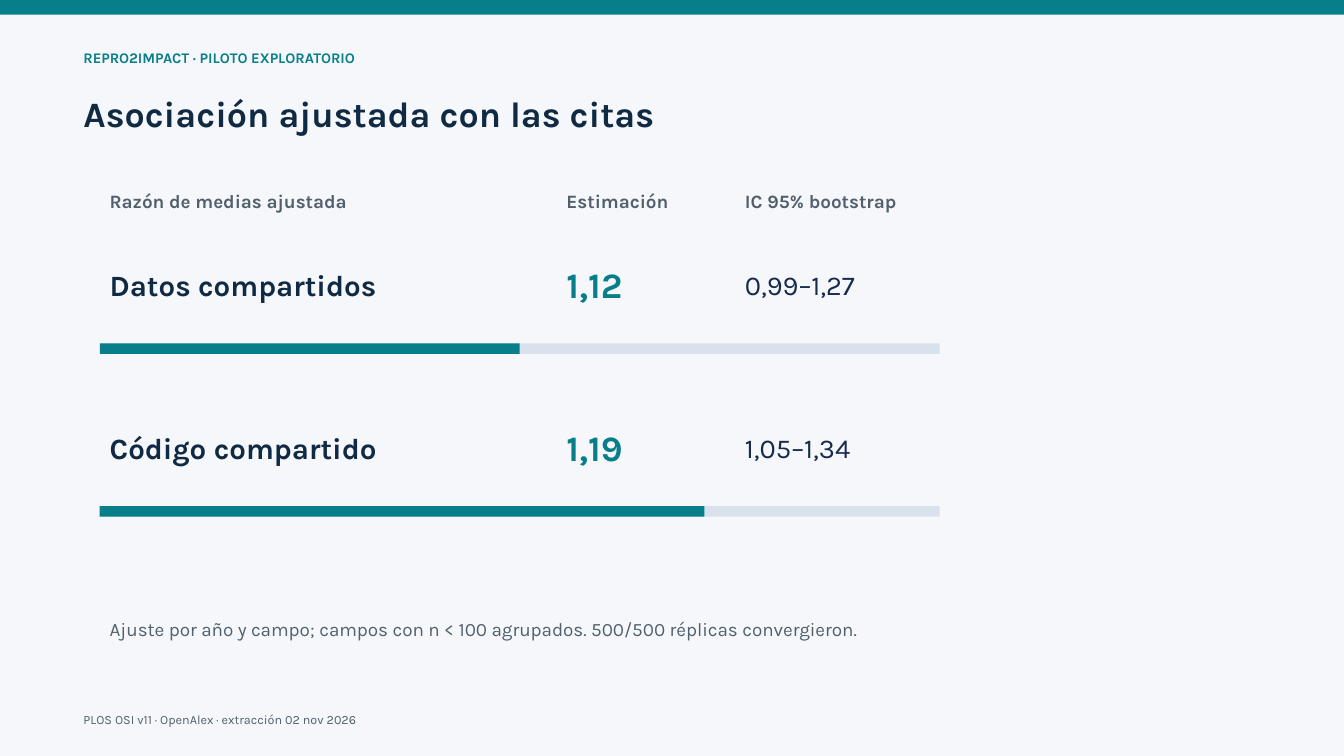
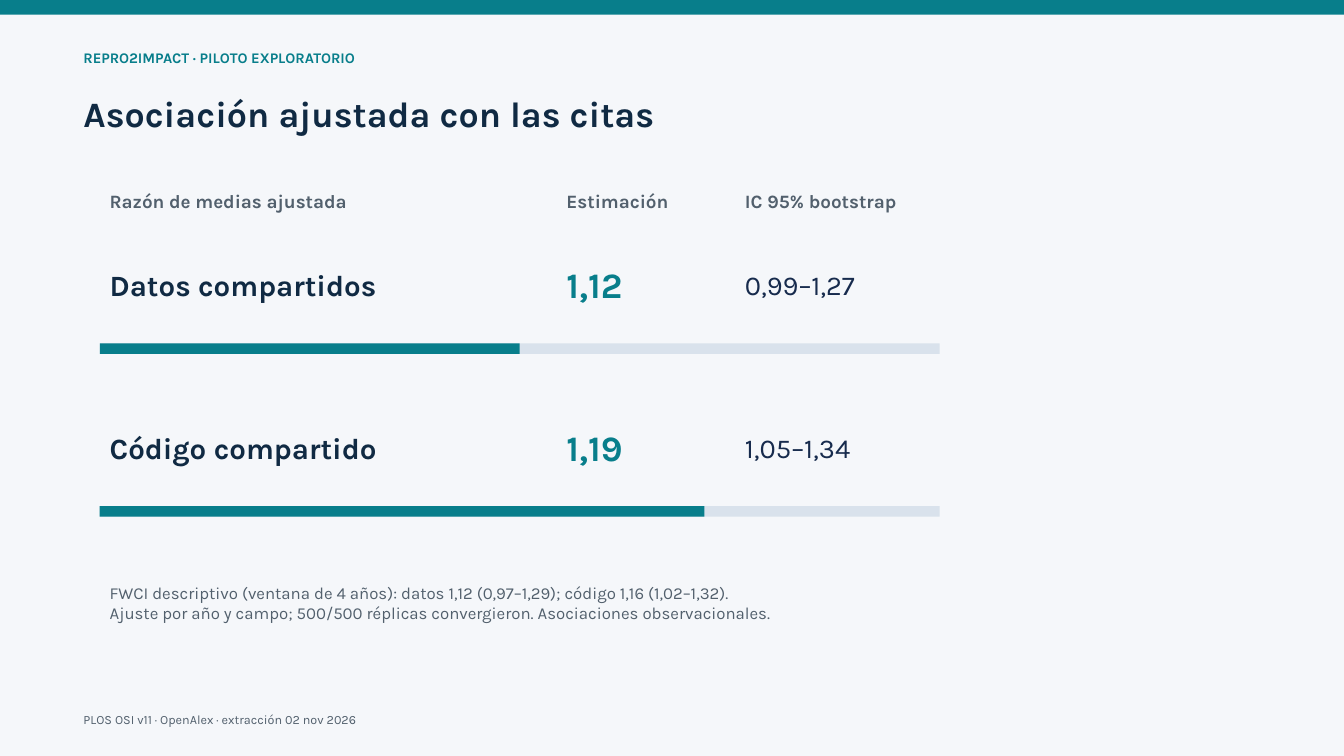
Before and after one commit to pablosancheznunez/repro2impact, a slide deck: slide 3 of reports/pilot_osi_v11/REPRO2IMPACT_outcomes_pilot.pptx. Drawn at 1344x756 pixels with LibreOffice and Linux fonts; fonts in the diff are those of the drawing. Boxes give left, top, right and bottom in pixels: in the first picture for what was removed or moved away, otherwise in the second. Text is boxed around its words. In the diff, an @@ line names an element or a change of style, - is before the commit and + after.

```diff
--- a/reports/pilot_osi_v11/REPRO2IMPACT_outcomes_pilot.pptx
+++ b/reports/pilot_osi_v11/REPRO2IMPACT_outcomes_pilot.pptx
@@ text at bbox=[110, 586, 771, 623]: text changed; size 13.5 to 12 pt @@
-Ajuste por año y campo; campos con n < 100 agrupados. 500/500 réplicas convergieron.
+FWCI descriptivo (ventana de 4 años): datos 1,12 (0,97–1,29); código 1,16 (1,02–1,32).
+Ajuste por año y campo; 500/500 réplicas convergieron. Asociaciones observacionales.
```
Also in this commit, not shown: 1 other slide changed, 12 other files.
